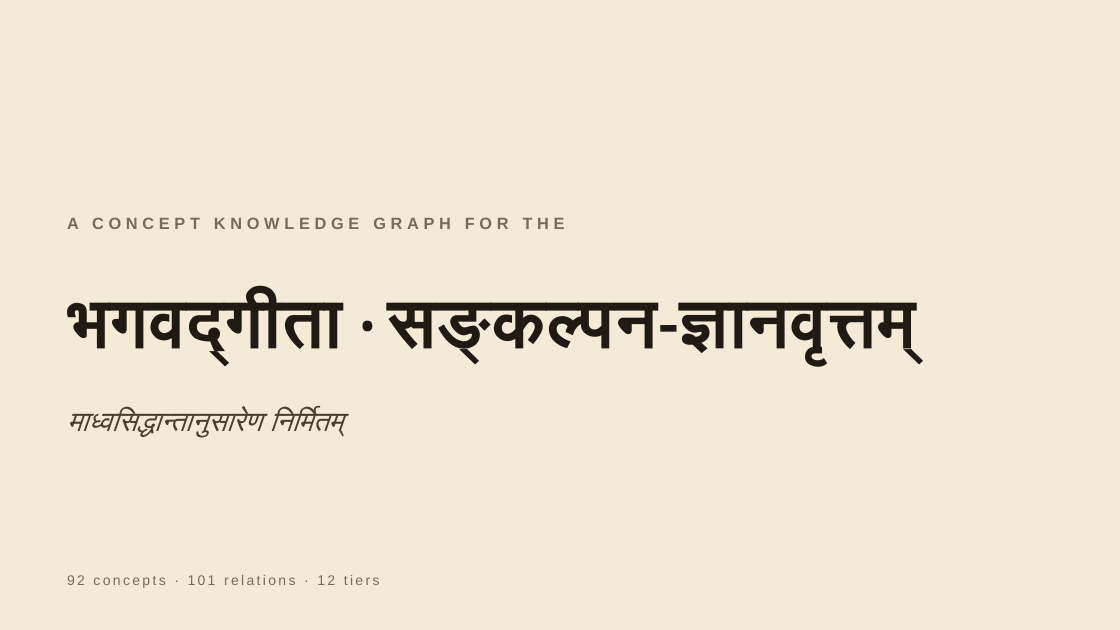
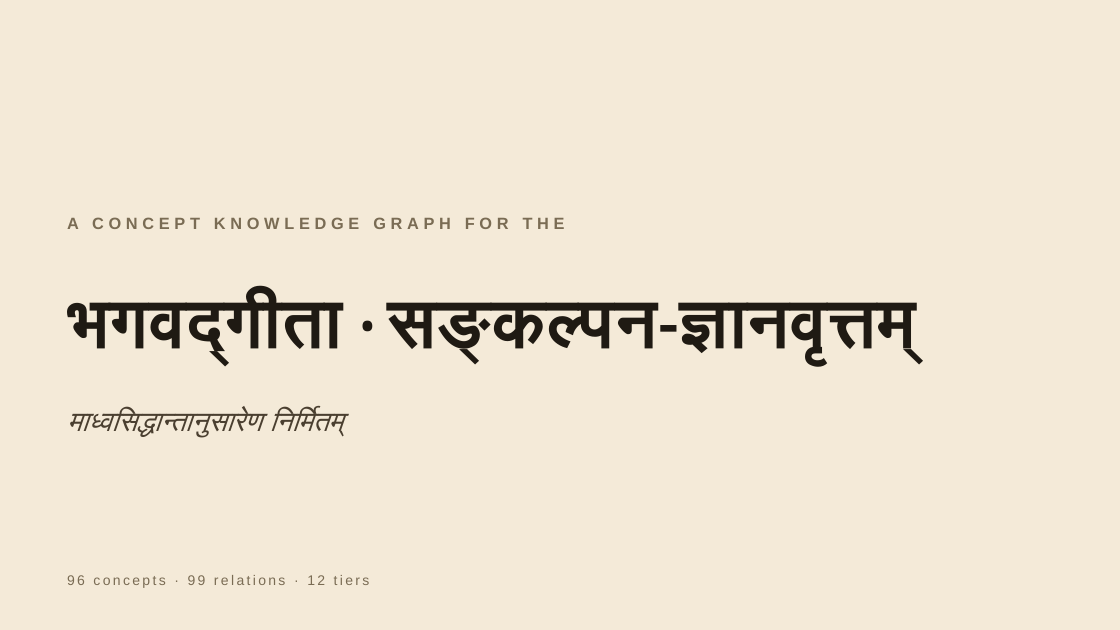
Before and after one commit to kvinayakpai/Bhagavadgita, a slide deck: slide 1 of decks/Bhagavadgita_Concept_KG_dev.pptx. Drawn at 1120x630 pixels with LibreOffice and Linux fonts; fonts in the diff are those of the drawing. Boxes give left, top, right and bottom in pixels: in the first picture for what was removed or moved away, otherwise in the second. Text is boxed around its words. In the diff, an @@ line names an element or a change of style, - is before the commit and + after.

Commit message:
feat(data): add Madhva mukti-gradations — sālokya, sāmīpya, sārūpya, sāyujya
Four new concept nodes in the phala tier capture Madhva's distinctive doctrine that mokṣa has tāratamya — liberated jīvas attain different grades of nearness to Hari, never identity. Communion (sāyujya) at the top, co-residence (sālokya) at the foot of the ascent.

8 new edges wire the gradations into the existing phala graph (moksha includes each grade; ascending leads-to chain; sayujya is-a paramagati). Hand-laid positions cluster the four grades around moksha in the celestial map. Decks regenerated.

Audit clean: 96 nodes / 99 edges / 42 shlokas / 20 Madhva-distinctive callouts / 12 tiers.

```diff
--- a/decks/Bhagavadgita_Concept_KG_dev.pptx
+++ b/decks/Bhagavadgita_Concept_KG_dev.pptx
@@ text at [67, 575, 370, 588]: text changed @@
-92 concepts · 101 relations · 12 tiers
+96 concepts · 99 relations · 12 tiers
```
Also in this commit, not shown: 3 other slides changed, 4 other files.
